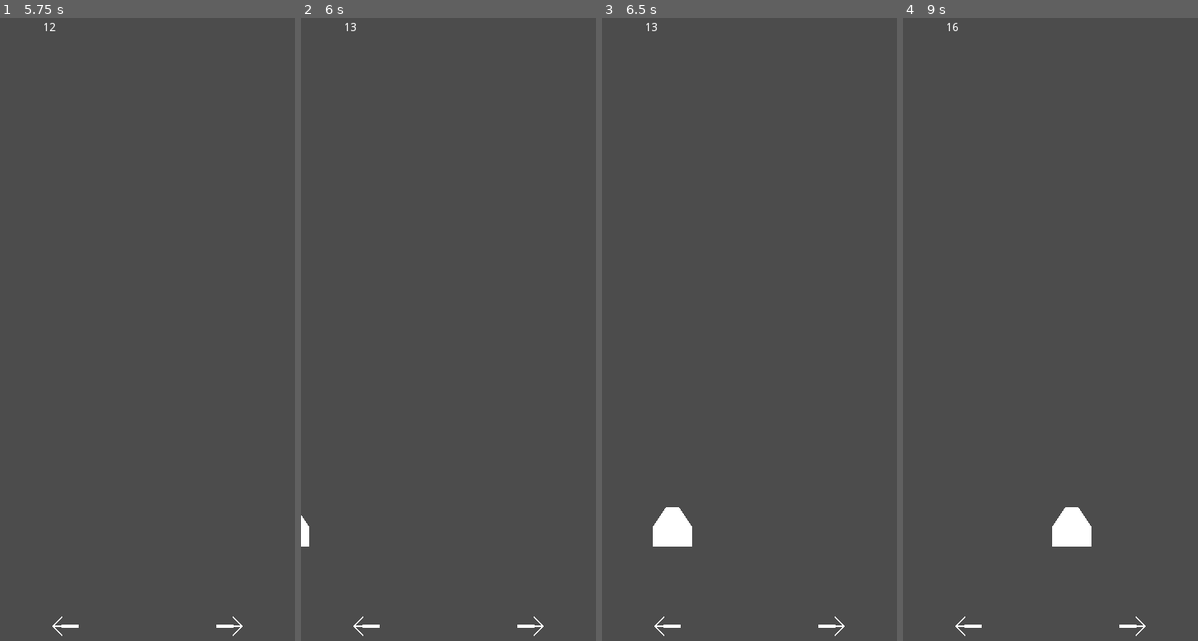
Above: before the commit, frames 1-4 (left to right).
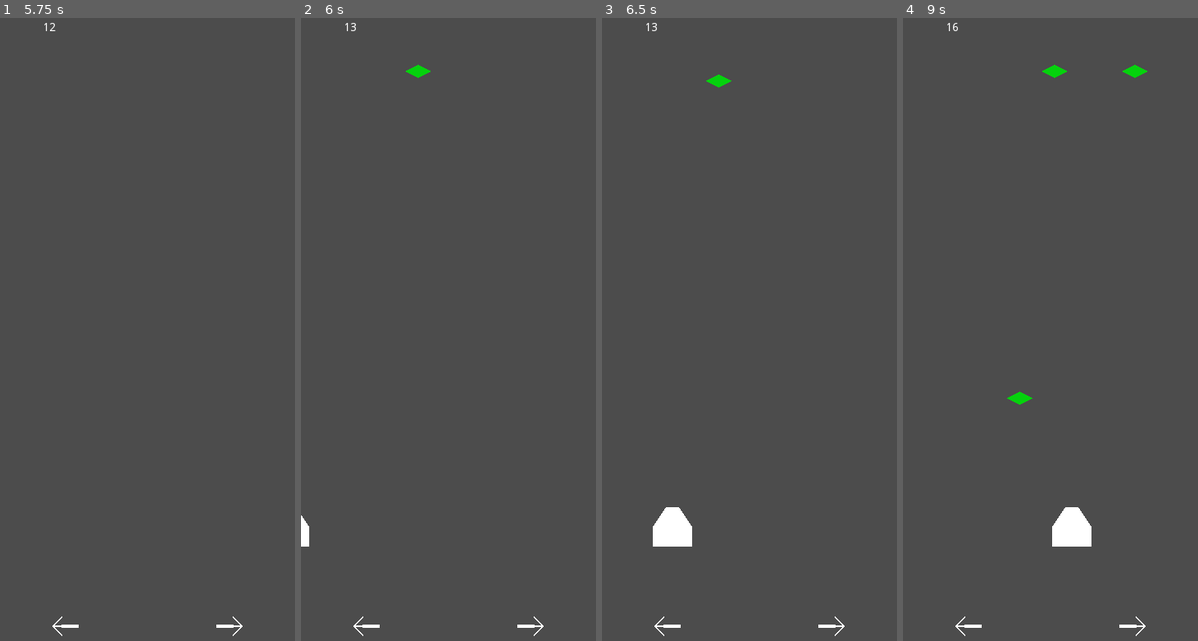
Above: after the commit, the same moments.

Repository: JooJASL/crabber
Game: Godot game, scene res://scenes/levels/Main.tscn
Two runs of this game, one before a commit and one after it. Both use one fixed random seed, a clock stepped at 60 frames per second and the inputs below.
Inputs:
- Up to frame 1 (5.75 s): hold D (move_right) 0.53-1.28 s; hold A (move_left) 1.28-2.03 s; hold D (move_right) 2.03-3.53 s; hold A (move_left) from 3.53 s (still down)
- Up to frame 2 (6 s): release A (move_left) at 5.78 s; hold D (move_right) from 5.78 s (still down)
- Up to frame 3 (6.5 s): keep holding D (move_right)
- Up to frame 4 (9 s): release D (move_right) at 8.03 s; hold A (move_left) from 8.03 s (still down)

Frame 1 is identical in both runs. In frame 2, less than 0.1% of the frame differs, in the area x 35-44%, y 7-10%; in frame 3, less than 0.1%; in frame 4, 0.3%, in the area x 35-83%, y 7-63%.

Commit message:
Fixed issue where falling objects would not spawn.

Diff:
--- a/scenes/levels/World.gd
+++ b/scenes/levels/World.gd
@@ -70,8 +70,8 @@
 	print("spawn_downer timeout")
 	var downer = downer_scene.instance()
 
-	downer.global_position = Vector2(OS.get_real_window_size().x, 20)
-	downer.linear_velocity = Vector2(0, rand_range(50, 90))
+	downer.global_position = Vector2(rand_range(0, OS.get_real_window_size().x),
+	 20)
 	add_child(downer)
 
 
@@ -81,8 +81,7 @@
 	print("spawn_upper timeout")
 	var upper = upper_scene.instance()
 
-	upper.global_position = Vector2(OS.get_real_window_size().x, 20)
-	upper.linear_velocity = Vector2(0, rand_range(50, 90))
+	upper.global_position = Vector2(rand_range(0, OS.get_real_window_size().x), 20)
 	add_child(upper)
 
 
